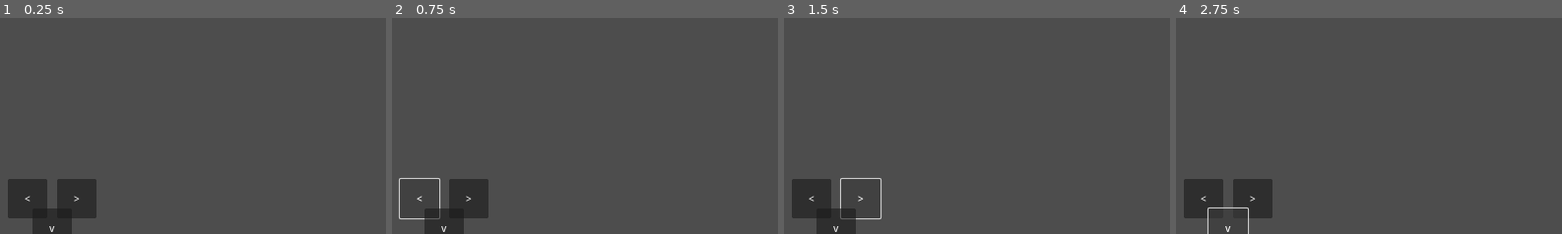
Above: before the commit, frames 1-4 (left to right).
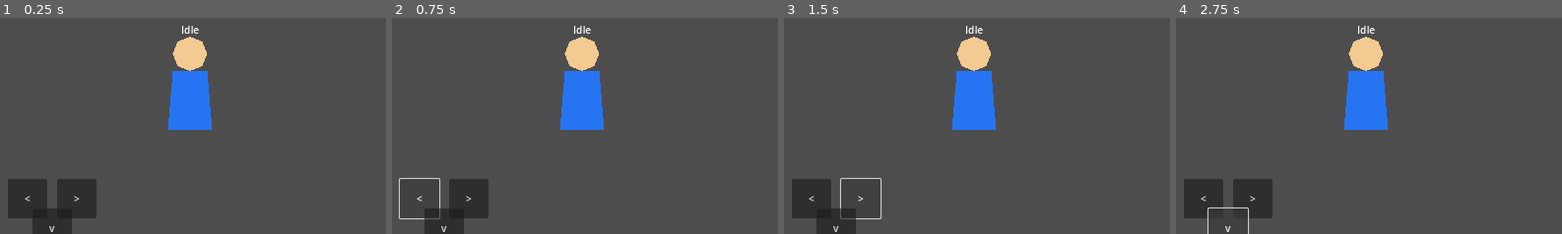
Above: after the commit, the same moments.

Repository: adamonine-stack/hashire-kaminari-dakkan-no-kobushi
Game: Godot game, scene res://scenes/Battle.tscn
The game is run twice, just before and just after one commit, with the same random seed, the same clock (stepped at 60 frames per second) and the same inputs. The project has no main scene, so this scene is started directly.
Inputs:
- Up to frame 1 (0.25 s): no input
- Up to frame 2 (0.75 s): click "<" at 0.5 s
- Up to frame 3 (1.5 s): click ">" at 1.25 s
- Up to frame 4 (2.75 s): click "v" at 2 s
The pictures show only the part of the screen within x 0-50%, y 46-96%; the shares and areas given below are measured in that part.

The runs differ from the first frame. In frame 1, 3.9% of the frame differs, in the area x 43-55%, y 3-52%; in frame 2, 3.9%; in frame 3, 3.9%; in frame 4, 3.9%.

Commit message:
DEV-006 add Akky player placeholder scene

Diff:
--- a/godot/scenes/Player.tscn
+++ b/godot/scenes/Player.tscn
@@ -1,3 +1,24 @@
 [gd_scene format=3]
 
-[node name="Player" type="CharacterBody2D"]
+[node name="Player" type="Node2D"]
+
+[node name="VisualRoot" type="Node2D" parent="."]
+
+[node name="IdlePlaceholder" type="Node2D" parent="VisualRoot"]
+
+[node name="Body" type="Polygon2D" parent="VisualRoot/IdlePlaceholder"]
+color = Color(0.14902, 0.454902, 0.952941, 1)
+polygon = PackedVector2Array(-28, -96, 28, -96, 36, 0, -36, 0)
+
+[node name="Head" type="Polygon2D" parent="VisualRoot/IdlePlaceholder"]
+position = Vector2(0, -124)
+color = Color(0.960784, 0.792157, 0.580392, 1)
+polygon = PackedVector2Array(0, -28, 20, -20, 28, 0, 20, 20, 0, 28, -20, 20, -28, 0, -20, -20)
+
+[node name="IdleStateLabel" type="Label" parent="VisualRoot/IdlePlaceholder"]
+offset_left = -28.0
+offset_top = -174.0
+offset_right = 28.0
+offset_bottom = -151.0
+text = "Idle"
+horizontal_alignment = 1
